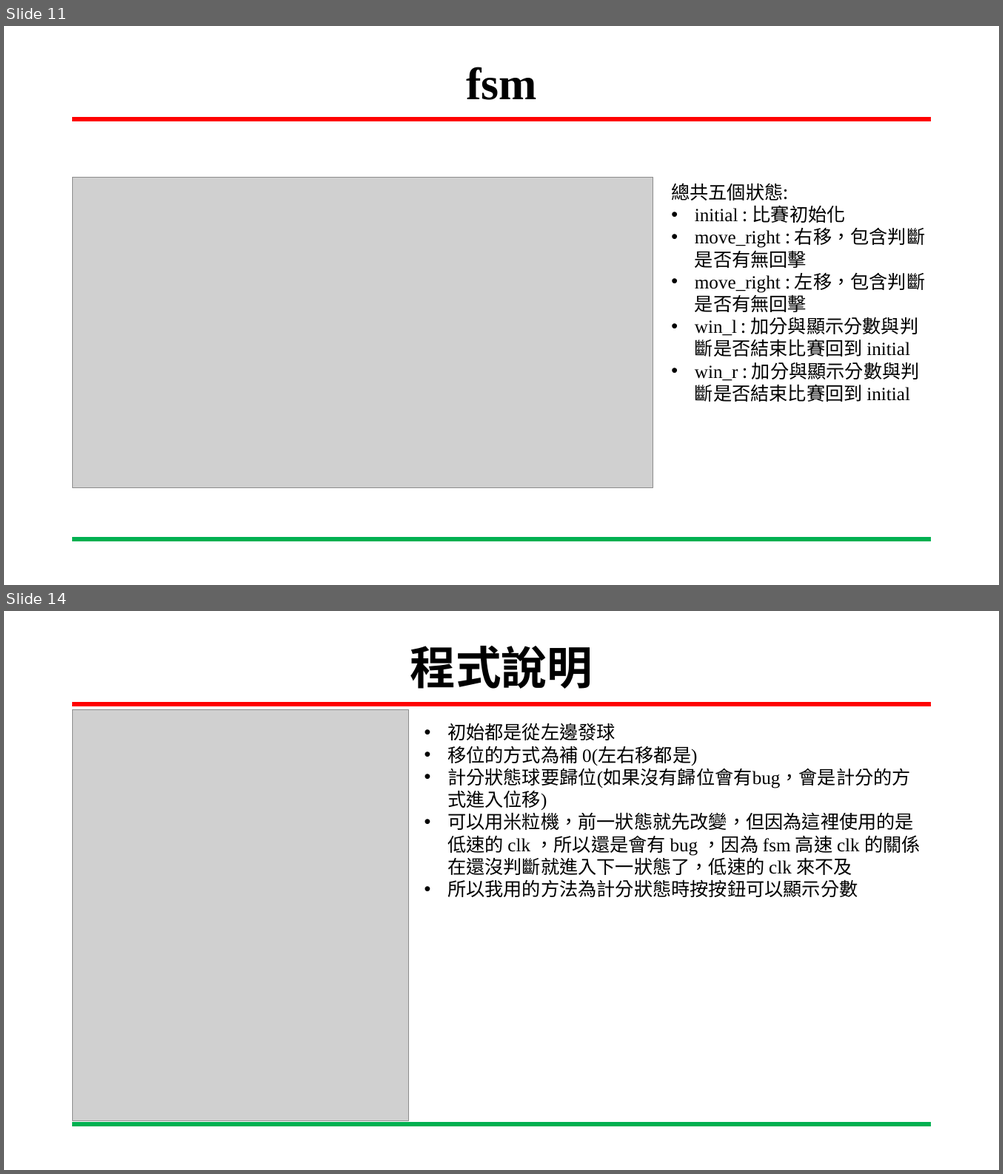
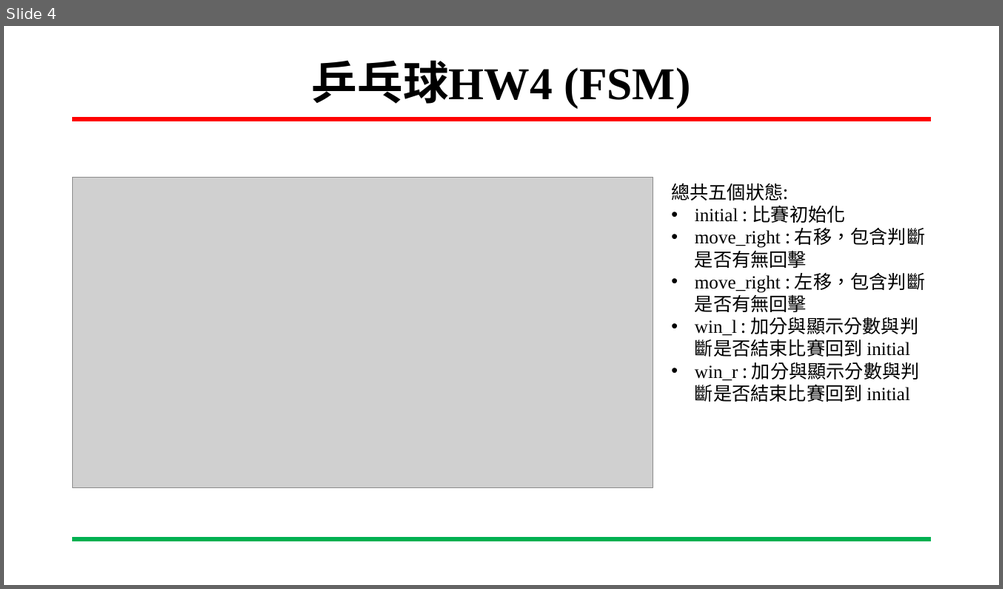
Before and after one commit to yihong92/FPGA, a slide deck: HW5/HW5-2 顯示乒乓球及(球改成圖片bouns)/HW5-2 顯示乒乓球(及球改成圖片bouns).pptx. Shown one above the other, each under a label of ours: slides 11 and 14 before the commit, slide 4 after it; the slides between them are not shown. The pictures are 1003x1174 and 1003x589 pixels, drawn with LibreOffice and Linux fonts; fonts in the diff are those of the drawing; grey boxes stand for pictures; background and template pictures are left out. Boxes give left, top, right and bottom in pixels: in the first picture for what was removed or moved away, otherwise in the second. Text is boxed around its words. In the diff, an @@ line names an element or a change of style, - is before the commit and + after.

```diff
--- a/HW5/HW5-2 顯示乒乓球及(球改成圖片bouns)/HW5-2 顯示乒乓球(及球改成圖片bouns).pptx
+++ b/HW5/HW5-2 顯示乒乓球及(球改成圖片bouns)/HW5-2 顯示乒乓球(及球改成圖片bouns).pptx
@@ slide 14 removed at <box>4,611,999,1170</box>, background #FFFFFF; not listed: 2 template elements that a slide beside it also shows @@
@@ title removed at <box>410,646,592,689</box> @@
-程式說明
@@ picture removed at <box>73,710,408,1122</box> @@
@@ text removed at <box>447,723,920,897</box> @@
-• 初始都是從左邊發球
-• 移位的方式為補 0(左右移都是)
-• 計分狀態球要歸位(如果沒有歸位會有bug，會是計分的方式進入位移)
-• 可以用米粒機，前一狀態就先改變，但因為這裡使用的是低速的 clk ，所以還是會有 bug ，因為 fsm 高速 clk 的關係在還沒判斷就進入下一狀態了，低速的 clk 來不及
-• 所以我用的方法為計分狀態時按按鈕可以顯示分數
@@ what was slide 11 is now slide 4 @@
@@ slide 4 changed as well @@
@@ title at <box>312,60,691,108</box>: text changed @@
-fsm
+乒乓球HW4 (FSM)
```
Also in this commit, not shown: 7 other slides changed, 4 slides added, 11 other slides removed, 1 other file.
